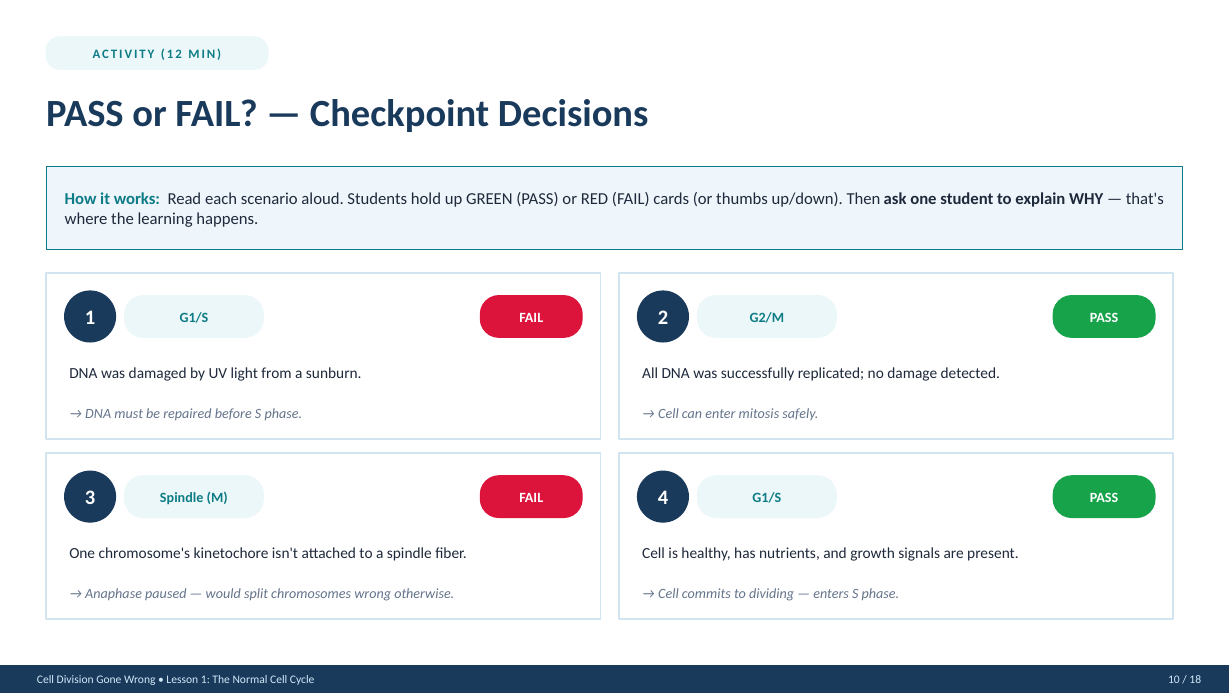
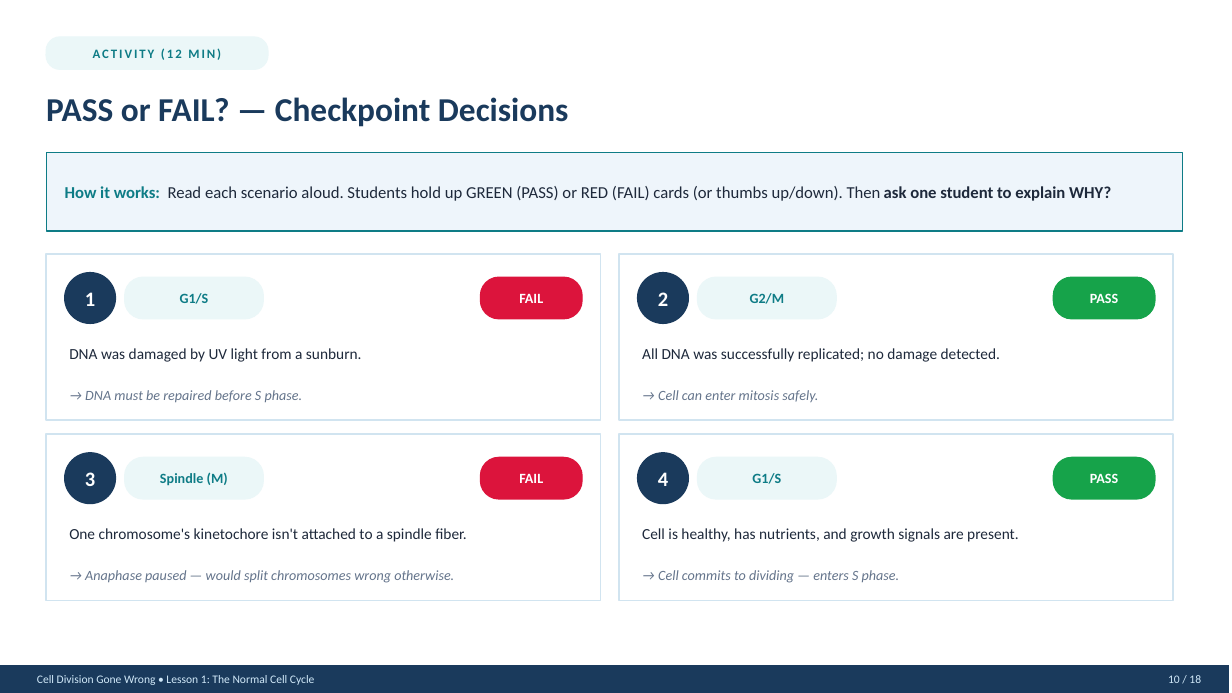
Before and after one commit to lashaudracox/cell-division-gone-wrong, a slide deck: slide 10 of Teacher_Presentation_Lesson1.pptx. Drawn at 1232x693 pixels with LibreOffice and Linux fonts; fonts in the diff are those of the drawing. Boxes give left, top, right and bottom in pixels: in the first picture for what was removed or moved away, otherwise in the second. Text is boxed around its words. In the diff, an @@ line names an element or a change of style, - is before the commit and + after.

```diff
--- a/Teacher_Presentation_Lesson1.pptx
+++ b/Teacher_Presentation_Lesson1.pptx
@@ text "PASS or FAIL? — Checkpoint ..." at (x1=46, y1=97, x2=568, y2=127): size 30 to 26 pt @@
@@ rectangle resized from (x1=46, y1=166, x2=1183, y2=250) to (x1=46, y1=152, x2=1183, y2=231) @@
@@ text at (x1=65, y1=186, x2=1111, y2=201): text changed @@
-How it works: Read each scenario aloud. Students hold up GREEN (PASS) or RED (FAIL) cards (or thumbs up/down). Then ask one student to explain WHY — that's where the learning happens.
+How it works: Read each scenario aloud. Students hold up GREEN (PASS) or RED (FAIL) cards (or thumbs up/down). Then ask one student to explain WHY?
@@ 20 texts, 8 rounded rectangles, 4 rectangles, 4 ellipses moved together from (x1=46, y1=273, x2=1174, y2=619) to (x1=46, y1=254, x2=1174, y2=601) @@
```
Also in this commit, not shown: 17 other slides changed.
